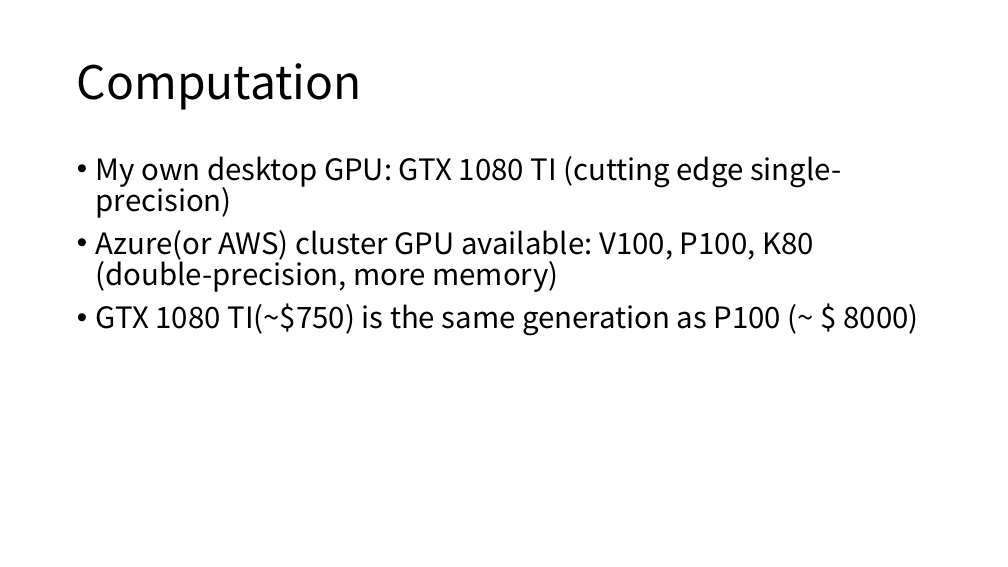
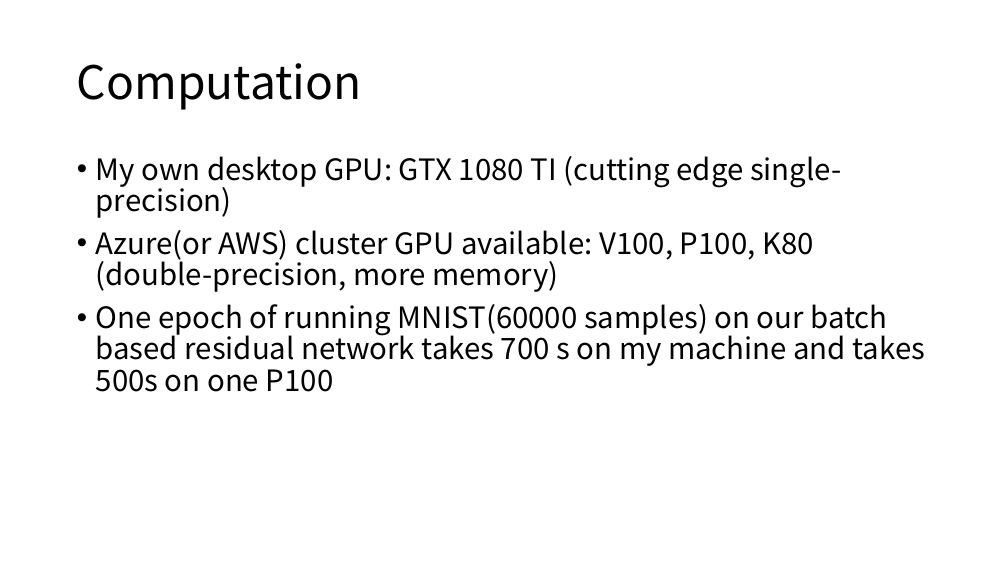
Before and after one commit to diaoenmao/Research, a slide deck: slide 3 of doc/Report/ongoing.pptx. Drawn at 1008x567 pixels with LibreOffice and Linux fonts; fonts in the diff are those of the drawing. Boxes give left, top, right and bottom in pixels: in the first picture for what was removed or moved away, otherwise in the second. Text is boxed around its words. In the diff, an @@ line names an element or a change of style, - is before the commit and + after.

```diff
--- a/doc/Report/ongoing.pptx
+++ b/doc/Report/ongoing.pptx
@@ text at (96,304,926,392): text changed @@
-• GTX 1080 TI(~$750) is the same generation as P100 (~ $ 8000)
+• One epoch of running MNIST(60000 samples) on our batch based residual network takes 700 s on my machine and takes 500s on one P100
```
Also in this commit, not shown: 10 other slides changed, 12 slides added, 1 slide removed.
